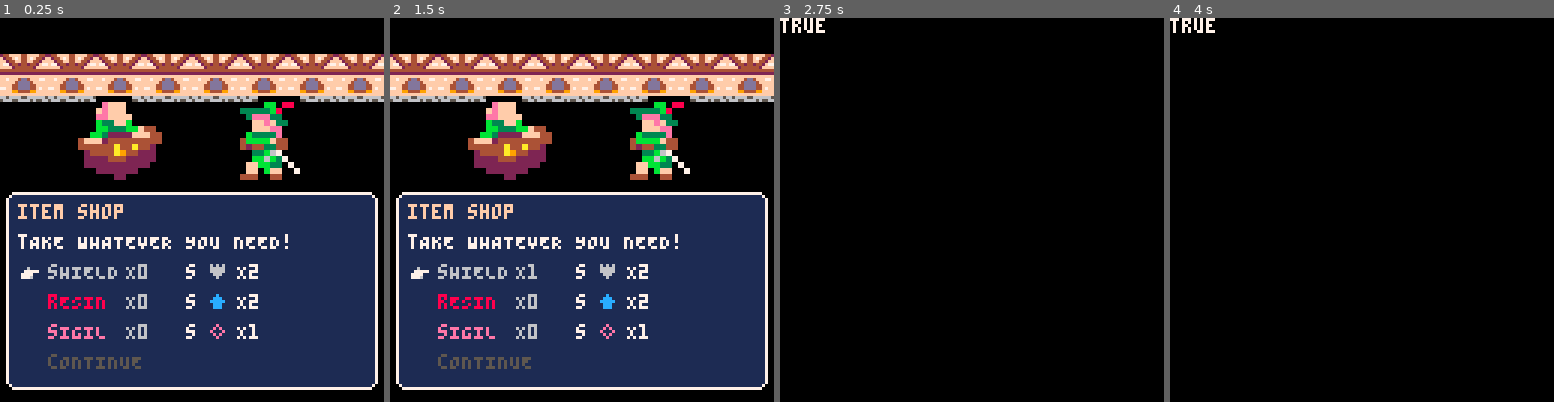
Above: before the commit, frames 1-4 (left to right).
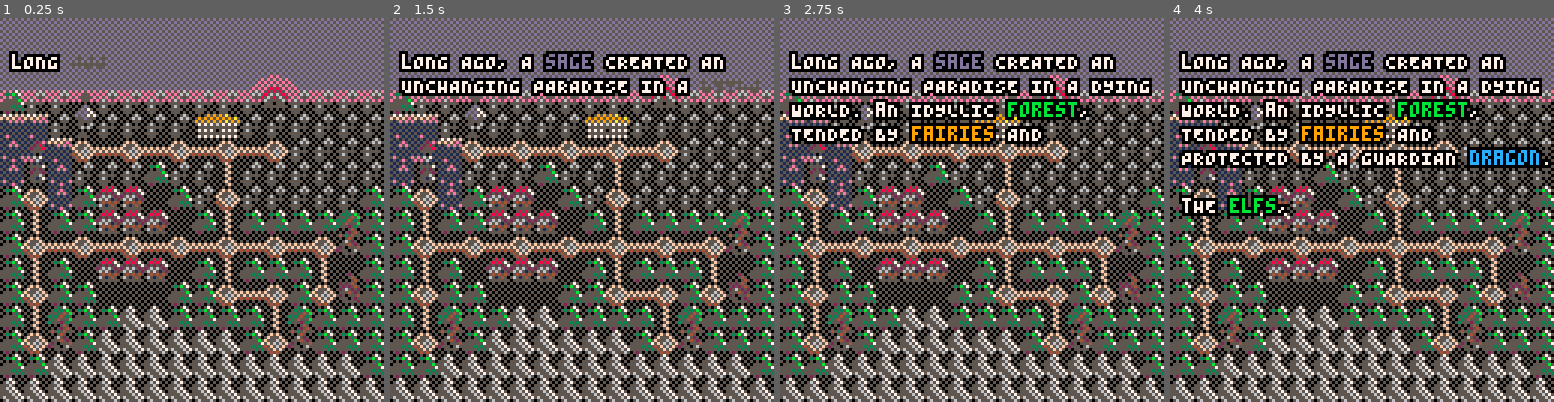
Above: after the commit, the same moments.

Repository: AddisonMink/pico8-prg
Game: PICO-8 cartridge main.p8
Same seed, same stepped clock (60 frames per second), same inputs: the game is played once before the commit and once after it.
Inputs:
- Up to frame 1 (0.25 s): no input
- Up to frame 2 (1.5 s): tap X (X key) at 0.33, 1.07 s; tap O (Z key) at 0.7 s
- Up to frame 3 (2.75 s): hold Right 1.6-2.1 s; tap O (Z key) at 1.7, 2.1, 2.5 s; tap X (X key) at 1.85 s; hold Up 2.15-2.42 s; hold Right from 2.47 s (still down)
- Up to frame 4 (4 s): tap O (Z key) at 2.9, 3.3, 3.7 s; tap X (X key) at 2.97 s; release Right at 3.03 s; hold Left 3.08-3.58 s; hold Down 3.63-3.97 s

The runs differ from the first frame. In frame 1, 94% of the frame differs, in the area x 0-100%, y 0-100%; in frame 2, 94%; in frame 3, 76%; in frame 4, 73%.

Commit message:
add spell descriptions.

Diff:
--- a/dialogues.lua
+++ b/dialogues.lua
@@ -124,8 +124,8 @@
 @npc wizard
 @title <c6>NARRATOR<r>
 @body
-You learned the <c8>CANDLE<r> spell!
-<n>
+You learned the <c8>CANDLE<r> spell! (O <i176>x1)
+<n><n>
 You also gained <c12>1 MAX MP<r>!
 @body
 @option Continue
@@ -316,8 +316,8 @@
 @npc priestess
 @title <c6>NARRATOR<r>
 @body
-You learned the <c14>DISPEL<r> spell!
-<n>
+You learned the <c14>DISPEL<r> spell! (O <i177>x2, Remove <i162>, <i163>, <i164>)
+<n><n>
 You also gained <c12>1 MAX MP<r>!
 @body
 @option Continue
@@ -623,8 +623,8 @@
 @npc ghost
 @title <c6>NARRATOR<r>
 @body
-You learned the <c2>CURSE<r> spell!
-<n>
+You learned the <c2>CURSE<r> spell! (O <i162>x1, <i178>x5 )
+<n><n>
 You also gained <c12>1 MAX MP<r>!
 @body
 @option Continue
--- a/main.p8
+++ b/main.p8
@@ -20,7 +20,7 @@
 #include overworld.lua
 #include game.lua
 
-dialogue = item_shop_new()
+dialogue = game_new()
 result = nil
 
 function _update()
